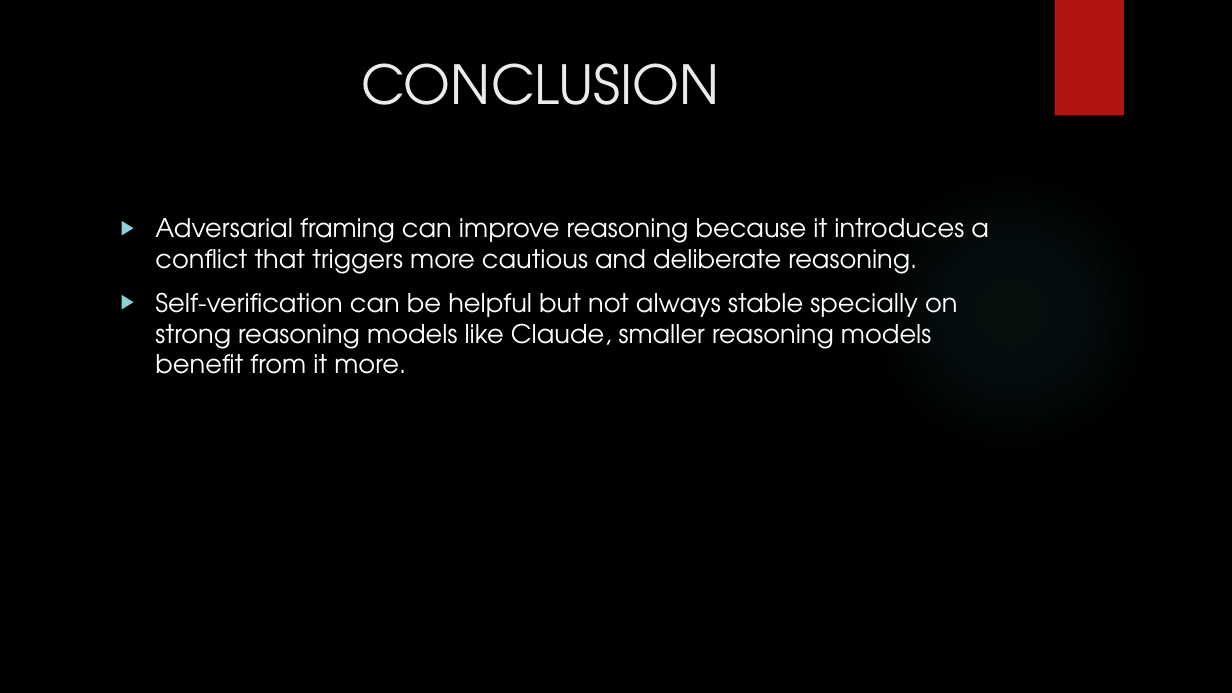
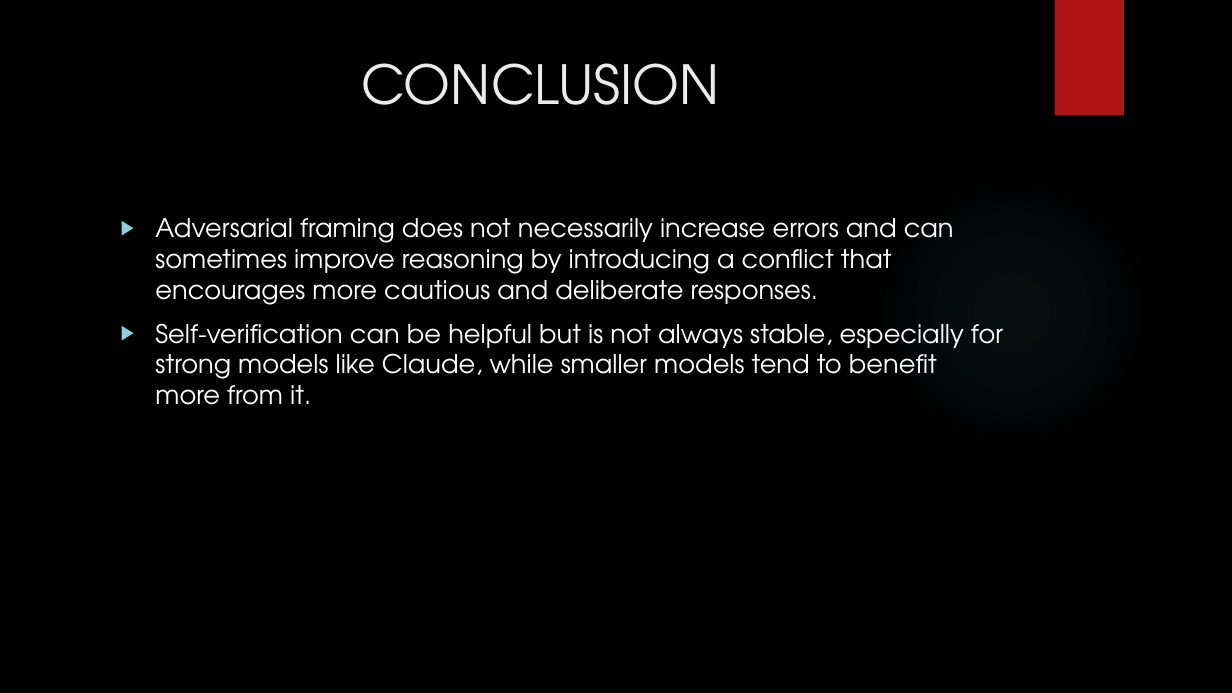
Before and after one commit to billlly4/Truth-Lies-and-Reasoning-Machines, a slide deck: slide 11 of results/reports/presentation.pptx. Drawn at 1232x693 pixels with LibreOffice and Linux fonts; fonts in the diff are those of the drawing; background and template pictures are left out. Boxes give left, top, right and bottom in pixels: in the first picture for what was removed or moved away, otherwise in the second. Text is boxed around its words. In the diff, an @@ line names an element or a change of style, - is before the commit and + after.

```diff
--- a/results/reports/presentation.pptx
+++ b/results/reports/presentation.pptx
@@ text at (155,218,1003,405): text changed @@
-▶ Adversarial framing can improve reasoning because it introduces a conflict that triggers more cautious and deliberate reasoning.
-▶ Self-verification can be helpful but not always stable specially on strong reasoning models like Claude, smaller reasoning models benefit from it more.
+▶ Adversarial framing does not necessarily increase errors and can sometimes improve reasoning by introducing a conflict that encourages more cautious and deliberate responses.
+▶ Self-verification can be helpful but is not always stable, especially for strong models like Claude, while smaller models tend to benefit more from it.
```
Also in this commit, not shown: 1 other slide changed.
